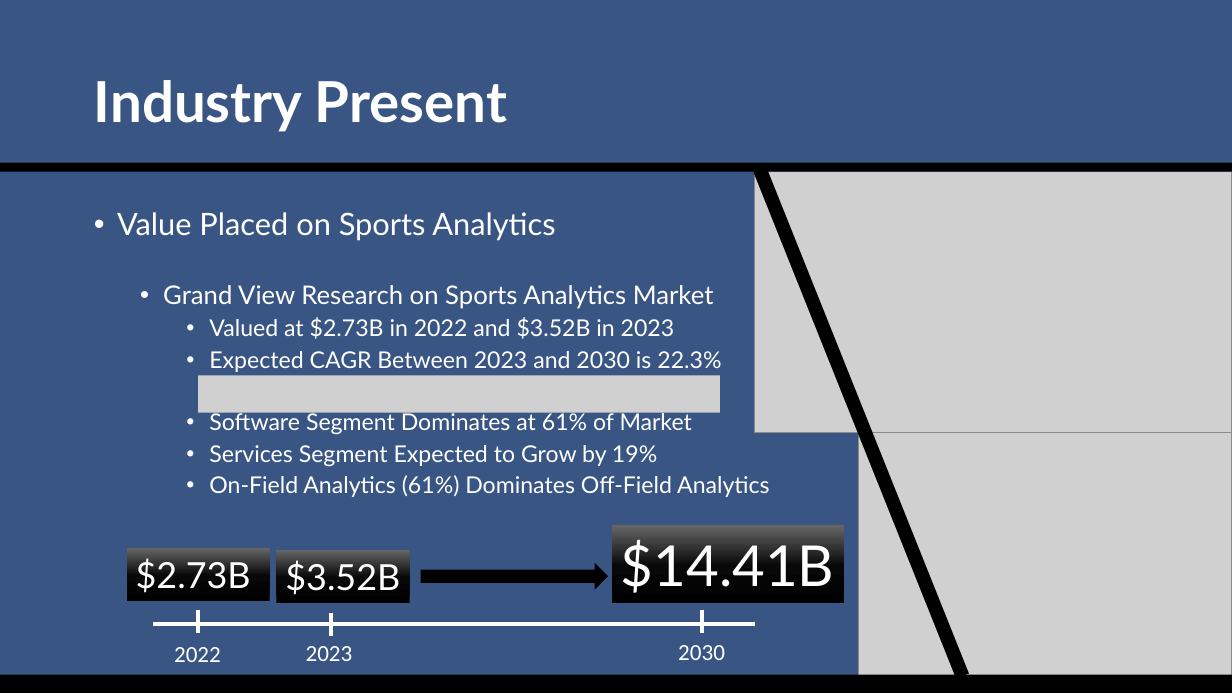
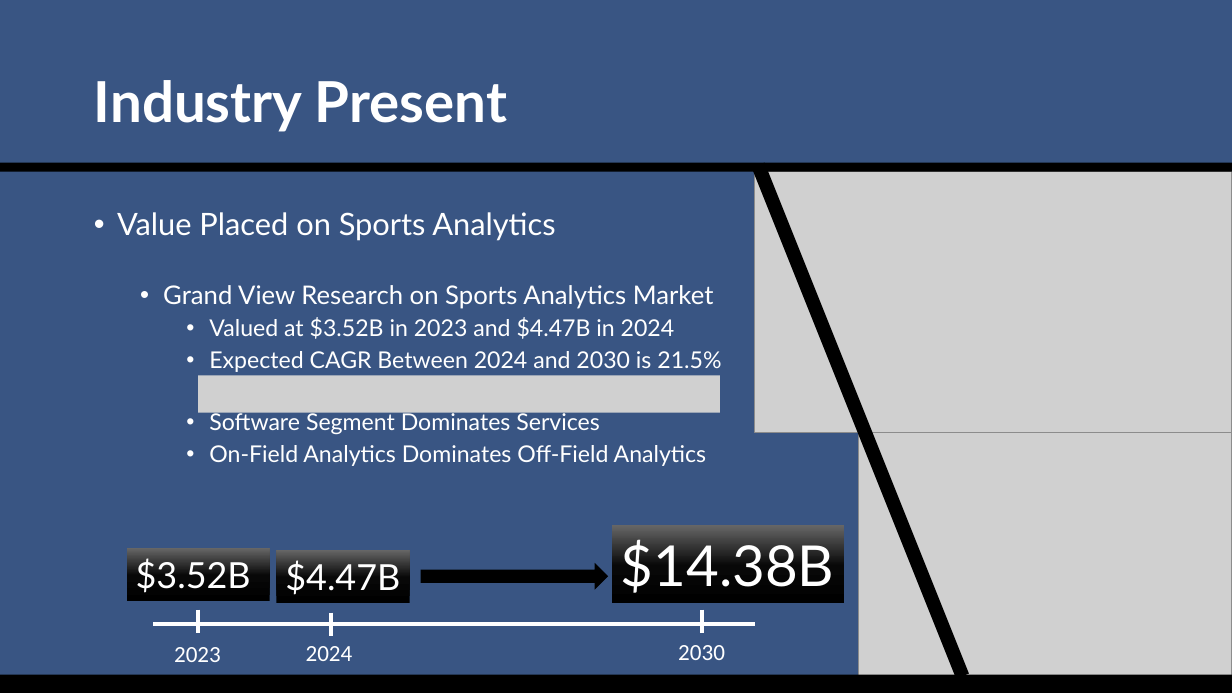
Before and after one commit to SuperMarioGiacomazzo/STOR538_WEBSITE, a slide deck: slide 9 of Slides/Sports Analytics 3/Sports_Analytics_3_Lecture.pptx (slide 8 before the commit). Drawn at 1232x693 pixels with LibreOffice and Linux fonts; fonts in the diff are those of the drawing; grey boxes stand for pictures. Boxes give left, top, right and bottom in pixels: in the first picture for what was removed or moved away, otherwise in the second. Text is boxed around its words. In the diff, an @@ line names an element or a change of style, - is before the commit and + after.

```diff
--- a/Slides/Sports Analytics 3/Sports_Analytics_3_Lecture.pptx
+++ b/Slides/Sports Analytics 3/Sports_Analytics_3_Lecture.pptx
@@ text at (209,317,721,466): text changed @@
-    • Valued at $2.73B in 2022 and $3.52B in 2023
-    • Expected CAGR Between 2023 and 2030 is 22.3%
-    • Software Segment Dominates at 61% of Market
-    • Services Segment Expected to Grow by 19%
-    • On-Field Analytics (61%) Dominates Off-Field Analytics
+    • Valued at $3.52B in 2023 and $4.47B in 2024
+    • Expected CAGR Between 2024 and 2030 is 21.5%
+    • Software Segment Dominates Services
+    • On-Field Analytics Dominates Off-Field Analytics
@@ text in rectangle at (621,537,835,593): text changed @@
-$14.41B
+$14.38B
@@ rectangle "$3.52B": place and size @@
-rectangle "$3.52B" at (276,550,409,603)
+rectangle "$3.52B" at (127,548,270,601)
@@ rectangle removed at (127,548,270,601) @@
-$2.73B
@@ rectangle added at (276,550,409,603), fill gradient #000000 to #080808 to #666666, 28 pt, text #FFFFFF @@
+$4.47B
@@ text "2023": place and size @@
-text "2023" at (306,646,353,661)
+text "2023" at (174,647,221,662)
@@ text removed at (174,647,221,662) @@
-2022
@@ text added at (306,646,353,661), 18 pt, text #FFFFFF @@
+2024
```
Also in this commit, not shown: 9 other slides changed, 1 slide added, 1 slide removed, 7 other files.
